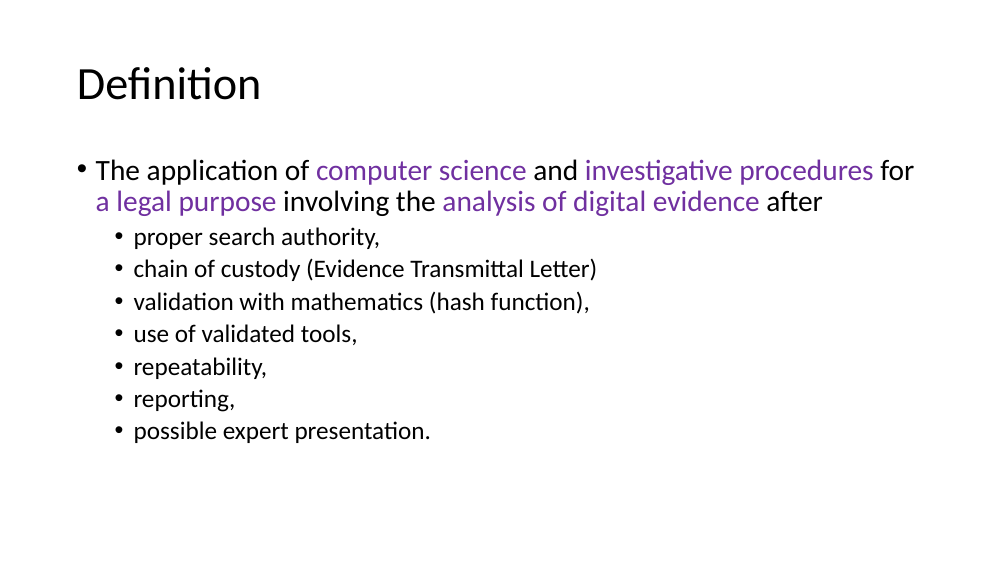
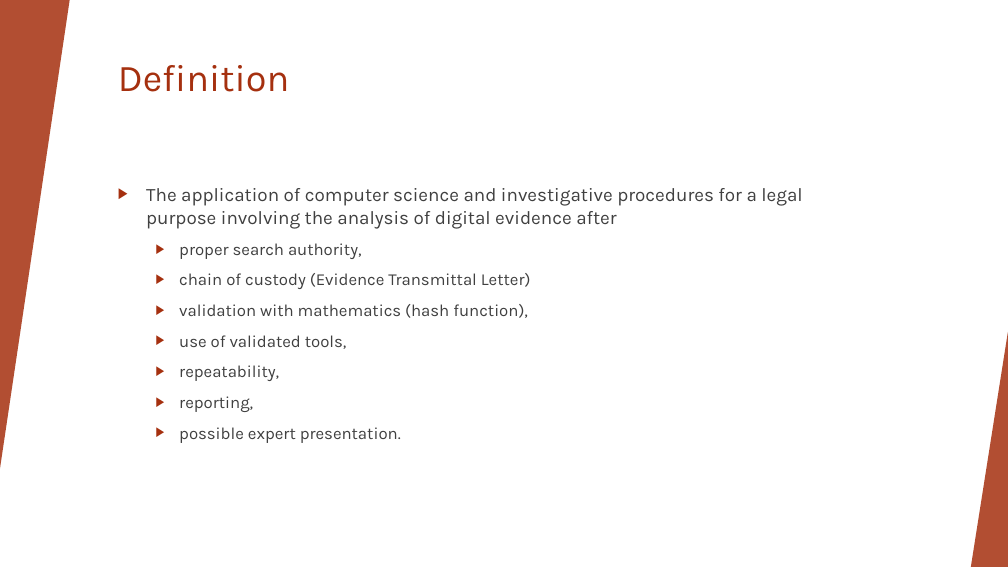
Before and after one commit to sajinshivdas/Digital-Forensics-Lab, a slide deck: slide 4 of Basic_Computer_Skills_for_Forensics/5_Introduction_to_digital_forensics.pptx. Drawn at 1008x567 pixels with LibreOffice and Linux fonts; fonts in the diff are those of the drawing; background and template pictures are left out. Boxes give left, top, right and bottom in pixels: in the first picture for what was removed or moved away, otherwise in the second. Text is boxed around its words. In the diff, an @@ line names an element or a change of style, - is before the commit and + after.

Commit message:
update
Digital forensics

```diff
--- a/Basic_Computer_Skills_for_Forensics/5_Introduction_to_digital_forensics.pptx
+++ b/Basic_Computer_Skills_for_Forensics/5_Introduction_to_digital_forensics.pptx
@@ rectangle added at box(0, 0, 1008, 567), fill #FFFFFF @@
@@ triangle added at box(0, 0, 70, 469), fill #A5300F at 85% opacity @@
@@ title "Definition": place and size @@
-title "Definition" at box(77, 67, 262, 100)
+title "Definition" at box(118, 65, 289, 92)
@@ title "Definition" at box(118, 65, 289, 92): size 44 to 36 pt, font Calibri to Karla, text colour #000000 to #A5300F; line spacing 0.9 to 1; vertical alignment middle to top @@
@@ text "The application of computer science ...": place and size @@
-text "The application of computer science ..." at box(96, 159, 914, 443)
+text "The application of computer science ..." at box(146, 188, 802, 443)
@@ text "The application of computer science ..." at box(146, 188, 802, 443): size 28 to 18 pt in "The application of computer science and investigative ..."; font Calibri to Karla; text colour #000000 to #404040 in "The application of and for involving the ...", "proper search authority,", "chain of custody (Evidence Transmittal Letter)", "validation with mathematics (hash function)," and 4 more places; text colour #7030A0 to #404040 in "computer science investigative procedures a legal purpose ..."; size 24 to 16 pt in "proper search authority,", "chain of custody (Evidence Transmittal Letter)", "validation with mathematics (hash function),", "use of validated tools," and 3 more places; bullet • to ▶; line spacing 0.9 to 1; more space between paragraphs @@
@@ group added at box(0, 0, 1008, 567): 5 freeform shapes, 3 triangles, 2 lines @@
@@ triangle added at box(971, 332, 1008, 567), fill #A5300F at 85% opacity @@
```
Also in this commit, not shown: 32 other slides changed.
